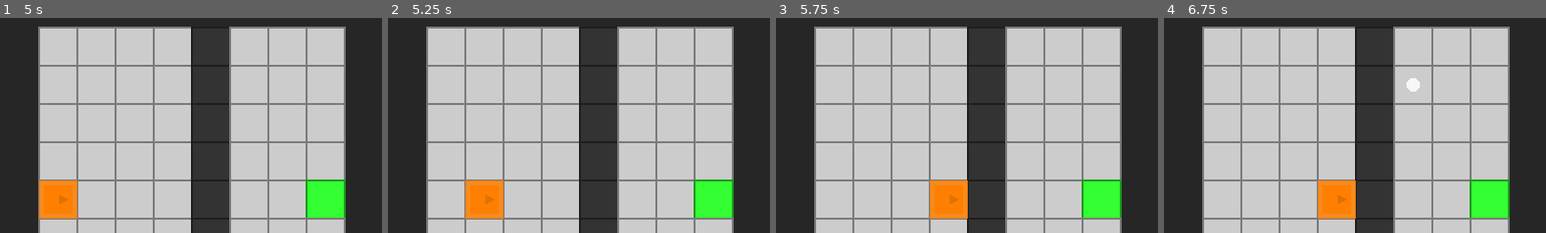
Above: before the commit, frames 1-4 (left to right).
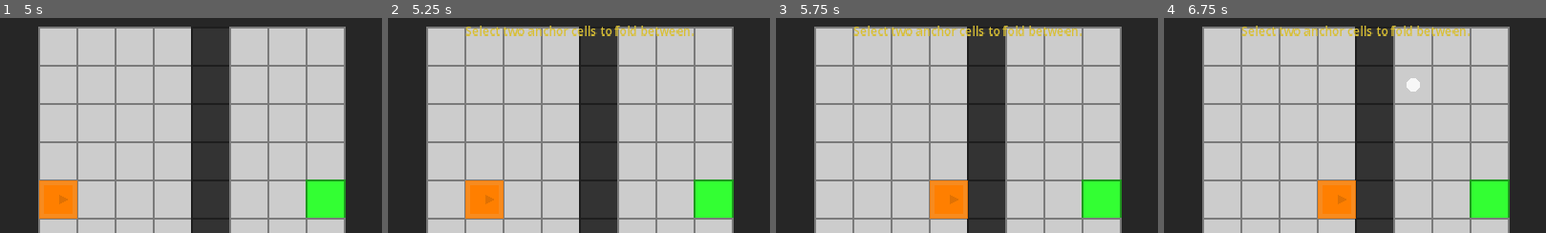
Above: after the commit, the same moments.

Repository: absent-mynd/puzzle
Game: Godot game, scene res://scenes/ui/MainMenu.tscn
Two runs of this game, one before a commit and one after it. Both use one fixed random seed, a clock stepped at 60 frames per second and the inputs below.
Inputs (mouse positions are % of the whole screen's width and height, from its top left):
- Up to frame 1 (5 s): click "Play Campaign" at 0.5 s; click "Restart (R)" at 1.25 s; click "Restart (R)" at 2 s; click "Restart (R)" at 2.75 s; click "Pause" at 3.5 s; click "Restart Level" at 4.25 s
- Up to frame 2 (5.25 s): tap Enter (ui_accept) at 5 s; move the mouse to (72, 45) at 5.02 s; hold Right (ui_right) from 5.03 s (still down); hold Enter (ui_accept) from 5.03 s (still down); click (72, 45) at 5.17 s
- Up to frame 3 (5.75 s): keep holding Right (ui_right); keep holding Enter (ui_accept)
- Up to frame 4 (6.75 s): release Right (ui_right) at 5.75 s; release Enter (ui_accept) at 5.75 s; drag from (30, 55) to (45, 70) at 5.77 s; tap Enter (ui_accept) at 6.5 s; move the mouse to (60, 28) at 6.52 s; hold Right (ui_right) from 6.53 s (still down); hold Shift from 6.53 s (still down)
The pictures show only the part of the screen within x 25-75%, y 12-62%; the shares and areas given below are measured in that part.

Frame 1 is identical in both runs. In frame 2, 1.3% of the frame differs, in the area x 20-80%, y 3-9%; in frame 3, 1.3%; in frame 4, 1.3%.

Commit message:
UI overhaul Phase 3a: surface fold-failure reasons on-screen
Fold and unfold rejections previously went only to print(); the player got no
feedback. FoldController's validation already returns a structured reason, so:

- FoldFailReason.gd maps the engine's canonical reason strings to player-facing
  copy (one place to add copy for a new reason).
- HUD.show_toast: a transient, auto-hiding message under the top bar.
- MainScene pre-validates before committing a fold and routes the reason (and
  unfold-blocked reasons) through a _notify helper to the HUD toast.

Tests: test_fold_fail_reason, HUD toast test. 519 -> 523 green.

Co-Authored-By: Claude Sonnet 5 <noreply@anthropic.com>
Claude-Session: https://claude.ai/code/session_01VL85eRpwkm13sbK31EPDRD

Diff:
--- a/scenes/MainScene.gd
+++ b/scenes/MainScene.gd
@@ -353,7 +353,7 @@
 ## @return: true if the unfold succeeded
 func perform_unfold(fold_id: int, can_undo: bool) -> bool:
 	if not can_undo:
-		print("Cannot unfold fold %d - it's blocked by newer intersecting folds" % fold_id)
+		_notify(FoldFailReason.message("blocked by a newer crossing fold"), UIPalette.DANGER)
 		return false
 
 	# UNFOLD this seam (removes the fold from the list and re-derives)
@@ -362,10 +362,17 @@
 		# Unfold is itself an undoable input (Baba-style).
 		fold_system.commit_input()
 		_sync_after_change()
-		print("Seam unfold successful! Fold %d unfolded. Total folds: %d" % [fold_id, GameManager.fold_count])
 	else:
-		print("Cannot unfold fold %d - player may be standing on seam" % fold_id)
+		_notify(FoldFailReason.message("player would be stranded"), UIPalette.DANGER)
 	return success
+
+
+## Surface a short message to the player via the HUD toast (falls back to print if no HUD).
+func _notify(text: String, color: Color = Color.WHITE) -> void:
+	if hud and hud.has_method("show_toast"):
+		hud.show_toast(text, color)
+	else:
+		print(text)
 
 
 ## Execute fold with selected anchors
@@ -376,12 +383,23 @@
 	# Check if we have exactly 2 anchors selected
 	var anchors = grid_manager.get_selected_anchors()
 	if anchors.size() != 2:
-		print("Select exactly 2 anchor cells to fold")
+		_notify(FoldFailReason.message("needs two anchors"), UIPalette.WARNING)
 		return
 
 	# Execute the fold (with animation)
 	var a1 = anchors[0]
 	var a2 = anchors[1]
+
+	# Pre-validate so we can tell the player WHY on failure (the reason is otherwise
+	# swallowed by execute_fold's bool return). A deferred player-position rejection
+	# still fails at commit with an empty reason -> generic fallback.
+	var reason := ""
+	var v := fold_system.validate_fold(a1, a2)
+	if v.valid:
+		v = fold_system.validate_fold_with_player(a1, a2)
+	if not v.valid:
+		reason = v.reason
+
 	var success = await fold_system.execute_fold(a1, a2, true)
 
 	if success:
@@ -394,7 +412,7 @@
 		if grid_manager:
 			grid_manager.clear_selection()
 			grid_manager.flash_invalid_fold(a1, a2)
-		print("Fold failed - check validation messages")
+		_notify(FoldFailReason.message(reason), UIPalette.DANGER)
 
 
 ## Shared post-fold bookkeeping for both the debug flow and the player-interact flow
--- /dev/null
+++ b/scripts/model/FoldFailReason.gd
@@ -0,0 +1,38 @@
+class_name FoldFailReason extends RefCounted
+
+## FoldFailReason
+##
+## Turns the engine's terse validation reason strings (returned by
+## FoldController.validate_fold / validate_fold_with_player / validate_unfold and
+## FoldEngine.player_fold_result) into player-facing copy for an on-screen toast.
+## Before this, those reasons were discarded into print() and the player got no
+## feedback about WHY a fold was rejected.
+##
+## Keyed by the exact reason strings the engine emits, so this is the one place that
+## canonical set is mapped to human copy — a new engine reason just adds a line here.
+
+const _MESSAGES := {
+	# validate_fold
+	"engine not initialized": "Something went wrong — try restarting the level.",
+	"anchors are the same cell": "Pick two different cells to fold between.",
+	"anchor cell does not exist": "You can only anchor a fold on a solid cell.",
+	"a pinned tile blocks this fold": "A pinned tile is in the way — it can't be folded.",
+	# player_fold_result
+	"in_region": "You're standing in the space this fold would remove.",
+	"lands_blocked": "You'd be pushed into a wall — there's no room to land.",
+	# validate_unfold
+	"seam is hidden": "That crease is folded away and can't be unfolded yet.",
+	"player would be stranded": "Unfolding here would strand you — move first.",
+	"blocked by a newer crossing fold": "A newer fold crosses this crease — undo that one first.",
+	# UI-level (not from the engine)
+	"needs two anchors": "Select two anchor cells to fold between.",
+}
+
+## Generic fallback — also covers the deferred player-position rejection, which fails
+## at commit time with an empty reason.
+const FALLBACK := "That fold isn't possible here."
+
+
+## Player-facing message for an engine/UI reason string ("" or unknown -> fallback).
+static func message(reason: String) -> String:
+	return _MESSAGES.get(reason, FALLBACK)
--- /dev/null
+++ b/scripts/tests/test_fold_fail_reason.gd
@@ -0,0 +1,38 @@
+## FoldFailReason unit tests
+##
+## Guards that every reason string the engine actually emits maps to real player copy
+## (not the generic fallback), and that unknown/empty reasons fall back gracefully.
+
+extends GutTest
+
+## The exact reason strings emitted by FoldController.validate_fold /
+## validate_fold_with_player / validate_unfold and FoldEngine.player_fold_result.
+const ENGINE_REASONS := [
+	"engine not initialized",
+	"anchors are the same cell",
+	"anchor cell does not exist",
+	"a pinned tile blocks this fold",
+	"in_region",
+	"lands_blocked",
+	"seam is hidden",
+	"player would be stranded",
+	"blocked by a newer crossing fold",
+]
+
+
+func test_every_engine_reason_has_specific_copy():
+	for reason in ENGINE_REASONS:
+		var msg := FoldFailReason.message(reason)
+		assert_ne(msg, "", "reason '%s' has a message" % reason)
+		assert_ne(msg, FoldFailReason.FALLBACK,
+			"reason '%s' has specific copy, not the fallback" % reason)
+
+
+func test_unknown_reason_uses_fallback():
+	assert_eq(FoldFailReason.message("some new unmapped reason"), FoldFailReason.FALLBACK,
+		"unknown reason -> fallback")
+
+
+func test_empty_reason_uses_fallback():
+	# The deferred player-position rejection fails with an empty reason at commit time.
+	assert_eq(FoldFailReason.message(""), FoldFailReason.FALLBACK, "empty reason -> fallback")
--- a/scripts/tests/test_hud.gd
+++ b/scripts/tests/test_hud.gd
@@ -45,3 +45,11 @@
 	hud.set_fold_count(3)
 	assert_false(hud.fold_counter_label.has_theme_color_override("font_color"),
 		"no performance color when par is unset")
+
+
+func test_show_toast_makes_message_visible():
+	var hud = await _make_hud()
+	hud.show_toast("You'd be pushed into a wall.", UIPalette.DANGER)
+	assert_true(hud._toast_label.visible, "toast is visible after show_toast")
+	assert_eq(hud._toast_label.text, "You'd be pushed into a wall.", "toast shows the message")
+	assert_eq(hud._toast_label.get_theme_color("font_color"), UIPalette.DANGER, "toast uses the given color")
--- a/scripts/ui/HUD.gd
+++ b/scripts/ui/HUD.gd
@@ -24,9 +24,14 @@
 ## Undo availability
 var can_undo: bool = false
 
+## Transient message ("toast") shown for e.g. why a fold failed.
+var _toast_label: Label = null
+var _toast_timer: Timer = null
+
 
 func _ready() -> void:
 	update_display()
+	_setup_toast()
 
 	# Prevent HUD buttons from stealing focus
 	# Allow focus only when explicitly clicked
@@ -36,6 +41,26 @@
 		restart_button.focus_mode = Control.FOCUS_CLICK
 	if pause_button:
 		pause_button.focus_mode = Control.FOCUS_CLICK
+
+
+## Build the transient toast label (centered under the top bar) + its auto-hide timer.
+func _setup_toast() -> void:
+	_toast_label = Label.new()
+	_toast_label.name = "Toast"
+	_toast_label.horizontal_alignment = HORIZONTAL_ALIGNMENT_CENTER
+	_toast_label.theme_type_variation = &"StatusLabel"
+	_toast_label.anchor_left = 0.0
+	_toast_label.anchor_right = 1.0
+	_toast_label.anchor_top = 0.0
+	_toast_label.offset_top = 96.0
+	_toast_label.grow_horizontal = Control.GROW_DIRECTION_BOTH
+	_toast_label.visible = false
+	add_child(_toast_label)
+
+	_toast_timer = Timer.new()
+	_toast_timer.one_shot = true
+	_toast_timer.timeout.connect(func(): if _toast_label: _toast_label.visible = false)
+	add_child(_toast_timer)
 
 
 ## Set the level information
@@ -120,6 +145,17 @@
 		test_mode_label.visible = enabled
 
 
+## Show a transient message (e.g. why a fold was rejected). Auto-hides after `duration`.
+func show_toast(text: String, color: Color = Color.WHITE, duration: float = 2.5) -> void:
+	if not _toast_label:
+		return
+	_toast_label.text = text
+	_toast_label.add_theme_color_override("font_color", color)
+	_toast_label.visible = true
+	if _toast_timer:
+		_toast_timer.start(duration)
+
+
 ## Show or hide the HUD
 func set_visible_hud(is_visible: bool) -> void:
 	visible = is_visible
